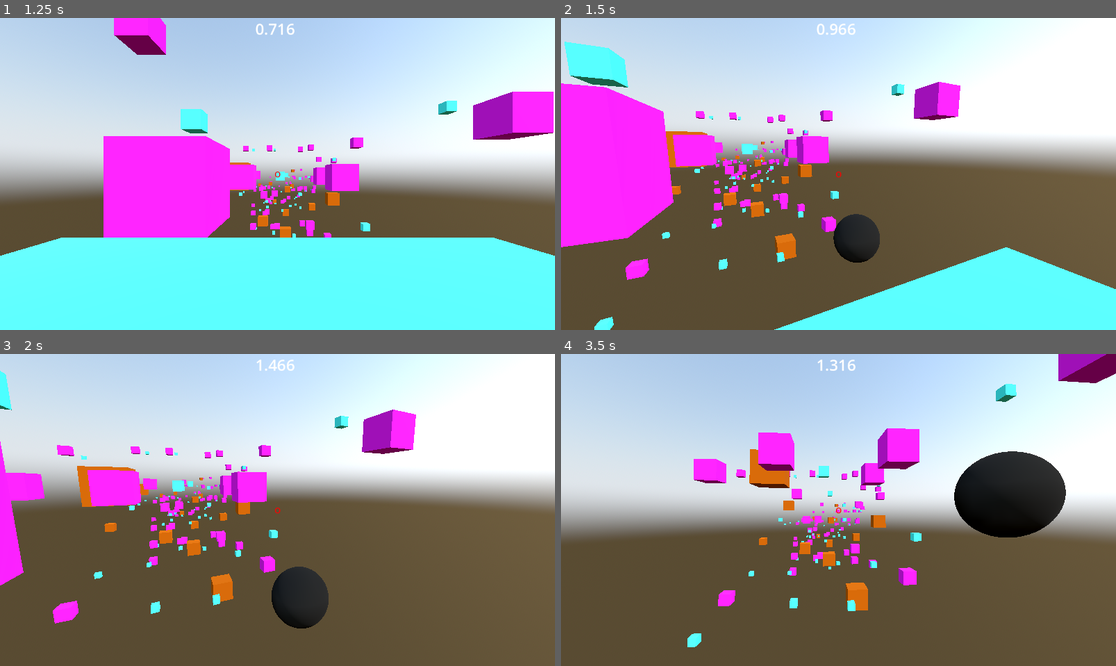
Above: before the commit, frames 1-4 (two rows, left to right).
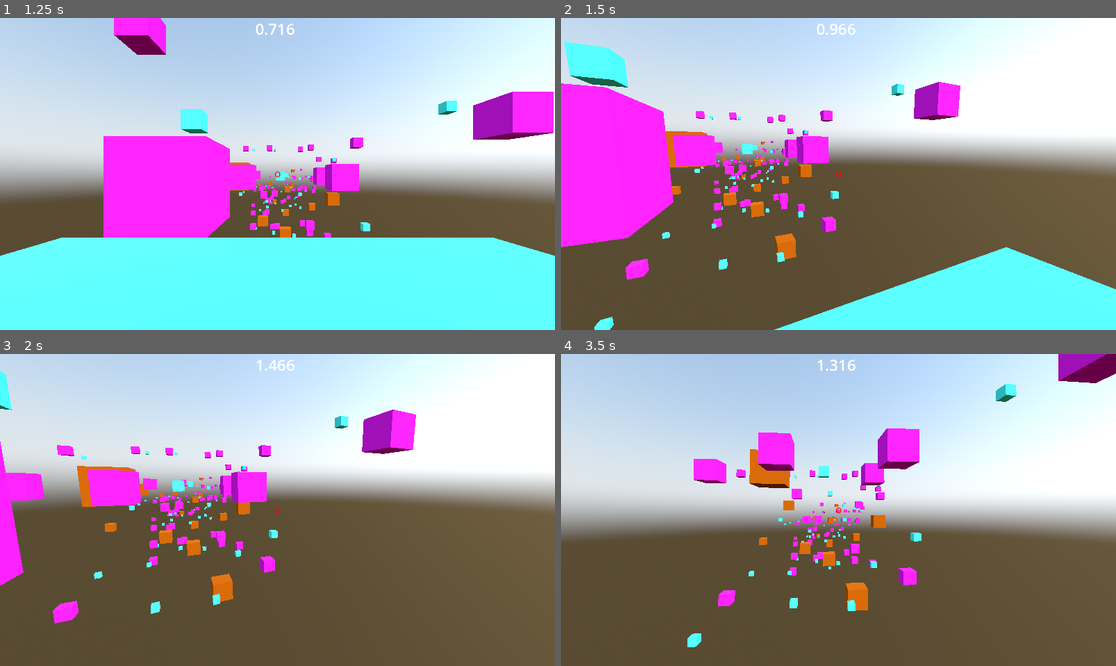
Above: after the commit, the same moments.

Repository: Ben-Bingham/GMTK-2025
Game: Godot game, scene res://main.tscn
Same seed, same stepped clock (60 frames per second), same inputs: the game is played once before the commit and once after it. Sound files missing from this copy of the repository are replaced by a short silence.
Inputs (mouse positions are in pixels of both pictures, inside the frame that each line leads up to):
- Up to frame 1 (1.25 s): click "Start" at 0.5 s
- Up to frame 2 (1.5 s): tap Enter at 1.25 s; move the mouse to (866, 174) at 1.27 s; press the mouse at (866, 174) at 1.28 s; hold W (move_forward) from 1.28 s (still down)
- Up to frame 3 (2 s): keep holding W (move_forward); tap Space (jump) at 1.52 s
- Up to frame 4 (3.5 s): keep holding W (move_forward); move the mouse to (810, 510) at 2.02 s; release the mouse at (810, 510) at 2.03 s; tap R at 2.1 s; tap Space (jump) at 2.27 s; move the mouse to (849, 503) at 2.77 s; press the mouse at (849, 503) at 2.78 s

Frame 1 is identical in both runs. In frame 2, 1.0% of the frame differs, in the area x 49-58%, y 62-79%; in frame 3, 1.6%; in frame 4, 4.4%, in the area x 47-91%, y 31-59%.

Commit message:
Reset finish

Diff:
--- a/main.tscn
+++ b/main.tscn
@@ -643,7 +643,7 @@
 transform = Transform3D(1, 0, 0, 0, 1, 0, 0, 0, 1, 0, -3.8464, 0)
 
 [node name="Finish Line" type="StaticBody3D" parent="Level"]
-transform = Transform3D(1, 0, 0, 0, 1, 0, 0, 0, 1, 76.3861, -36.6014, 43.3821)
+transform = Transform3D(1, 0, 0, 0, 1, 0, 0, 0, 1, 2491.86, -36.6014, 43.3821)
 
 [node name="CollisionShape3D" type="CollisionShape3D" parent="Level/Finish Line"]
 shape = SubResource("SphereShape3D_272bh")
